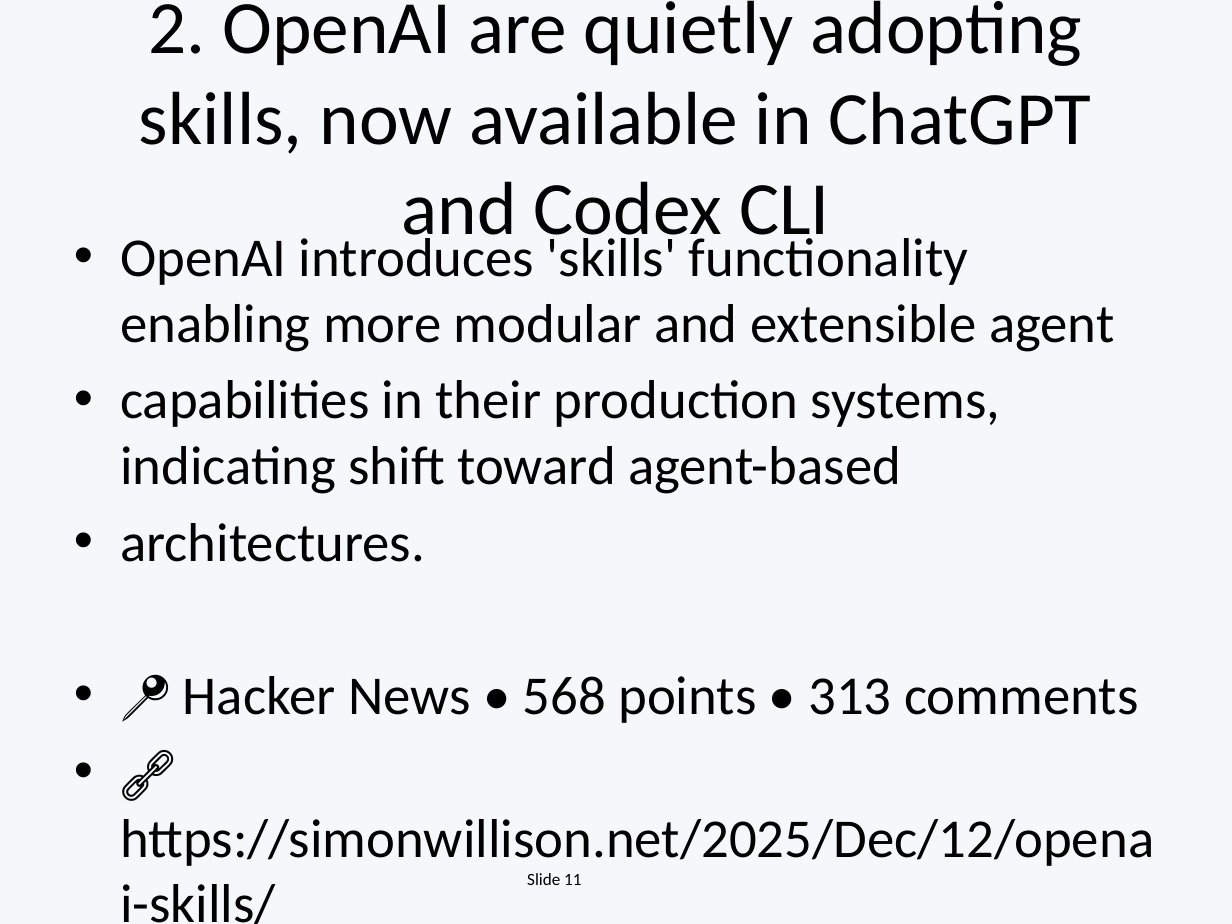
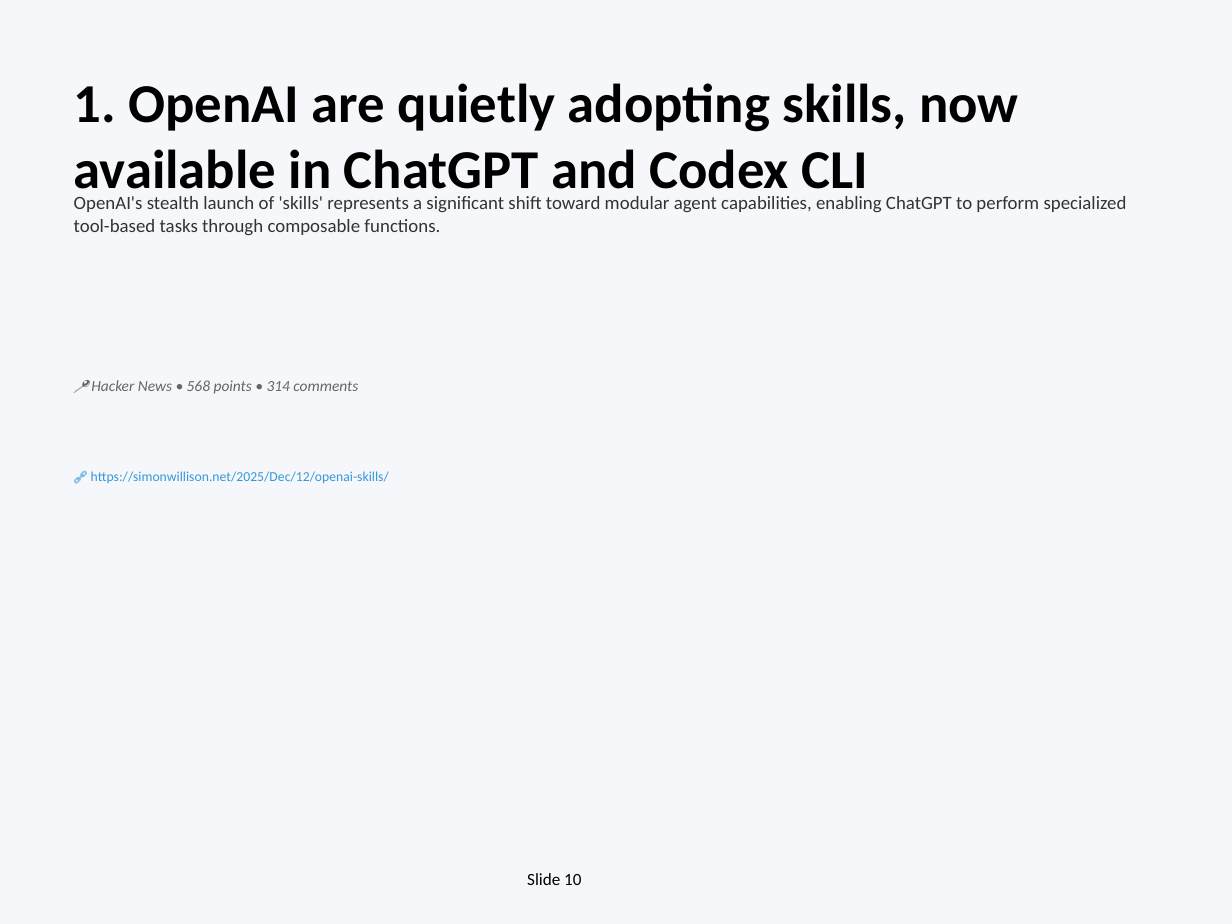
Before and after one commit to EiriniOr/ai-weekly-digest, a slide deck: slide 10 of AI_Weekly_2025-12-15.pptx (slide 11 before the commit). Drawn at 1232x924 pixels with LibreOffice and Linux fonts; fonts in the diff are those of the drawing. Boxes give left, top, right and bottom in pixels: in the first picture for what was removed or moved away, otherwise in the second. Text is boxed around its words. In the diff, an @@ line names an element or a change of style, - is before the commit and + after.

```diff
--- a/AI_Weekly_2025-12-15.pptx
+++ b/AI_Weekly_2025-12-15.pptx
@@ text "1. OpenAI are quietly adopting ..." at <box>74,83,1019,201</box>: vertical alignment middle to top @@
@@ text at <box>74,83,1019,201</box>: text changed; size 44 to 32 pt; bold on @@
-2. OpenAI are quietly adopting skills, now available in ChatGPT and Codex CLI
+1. OpenAI are quietly adopting skills, now available in ChatGPT and Codex CLI
@@ text added at <box>74,196,1127,235</box>, 11 pt, text #333333 @@
+OpenAI's stealth launch of 'skills' represents a significant shift toward modular agent capabilities, enabling ChatGPT to perform specialized tool-based tasks through composable functions.
@@ text removed at <box>120,230,1154,924</box> @@
-• OpenAI introduces 'skills' functionality enabling more modular and extensible agent
-• capabilities in their production systems, indicating shift toward agent-based
-• architectures.
-• 📍 Hacker News • 568 points • 313 comments
-• 🔗 https://simonwillison.net/2025/Dec/12/openai-skills/
@@ text added at <box>91,380,358,394</box>, 9 pt, text #666666, italic @@
+📍 Hacker News • 568 points • 314 comments
@@ text added at <box>91,471,389,483</box>, 8 pt, text #3498DB @@
+🔗 https://simonwillison.net/2025/Dec/12/openai-skills/
@@ text at <box>527,873,581,885</box>: text changed @@
-Slide 11
+Slide 10
```
Also in this commit, not shown: 15 other slides changed, 3 slides added, 8 slides removed, 1 other file.
